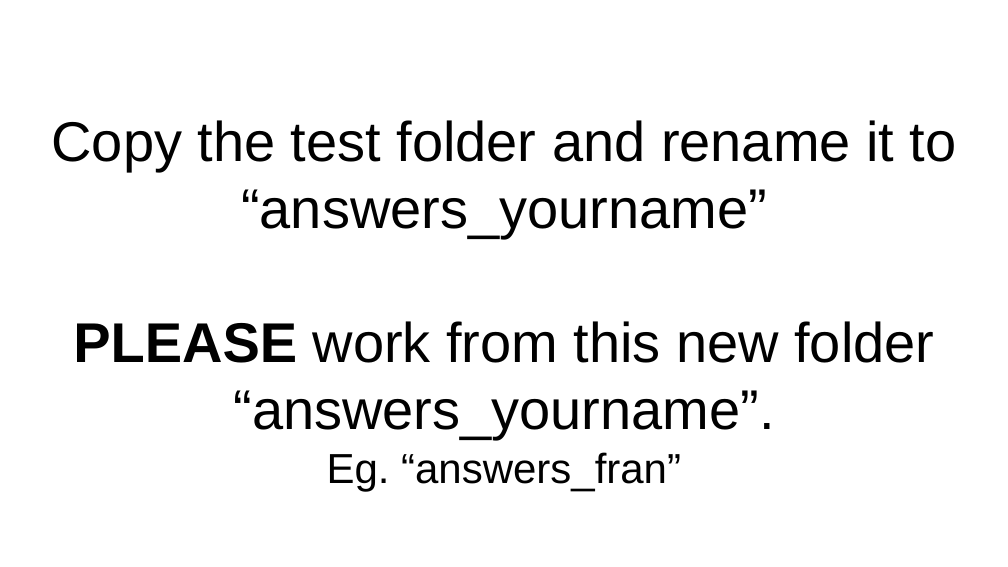
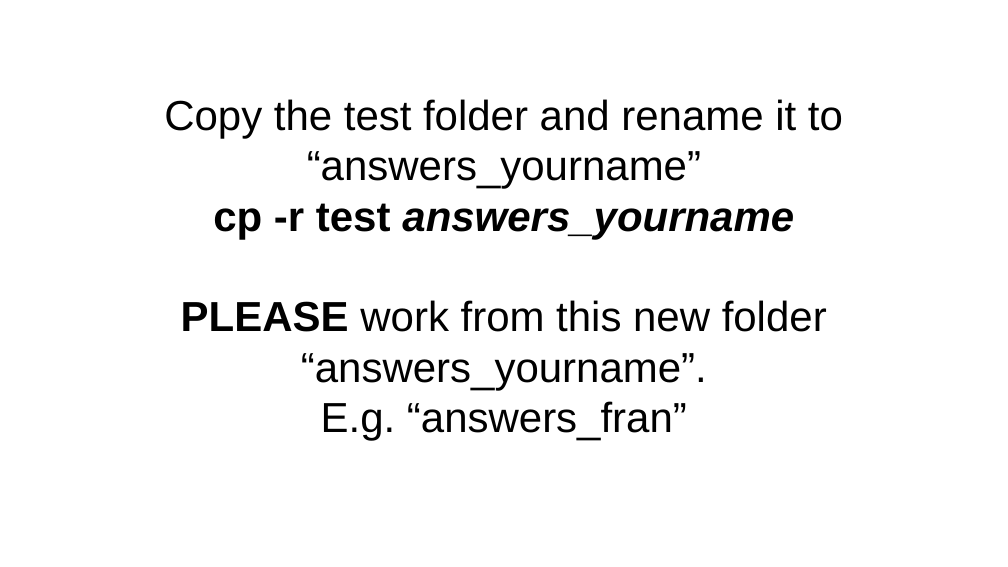
Before and after one commit to codemary/stormstudents, a slide deck: slide 13 of course_material/git.pptx (slide 12 before the commit). Drawn at 1008x567 pixels with LibreOffice and Linux fonts; fonts in the diff are those of the drawing. Boxes give left, top, right and bottom in pixels: in the first picture for what was removed or moved away, otherwise in the second. Text is boxed around its words. In the diff, an @@ line names an element or a change of style, - is before the commit and + after.

```diff
--- a/course_material/git.pptx
+++ b/course_material/git.pptx
@@ title "Copy the test folder and ...": place and size @@
-title "Copy the test folder and ..." at <box>52,120,957,491</box>
+title "Copy the test folder and ..." at <box>164,99,843,441</box>
@@ title at <box>164,99,843,390</box>: size 40 to 30 pt in "Copy the test folder and rename it ...", "PLEASE work from this new folder “answers_yourname”." @@
@@ title at <box>213,203,794,239</box>: paragraph added @@
+cp -r test answers_yourname
@@ title at <box>321,401,687,441</box>: text changed @@
-Eg. “answers_fran”
+E.g. “answers_fran”
```
Also in this commit, not shown: 5 other slides changed, 6 slides added, 5 slides removed.
